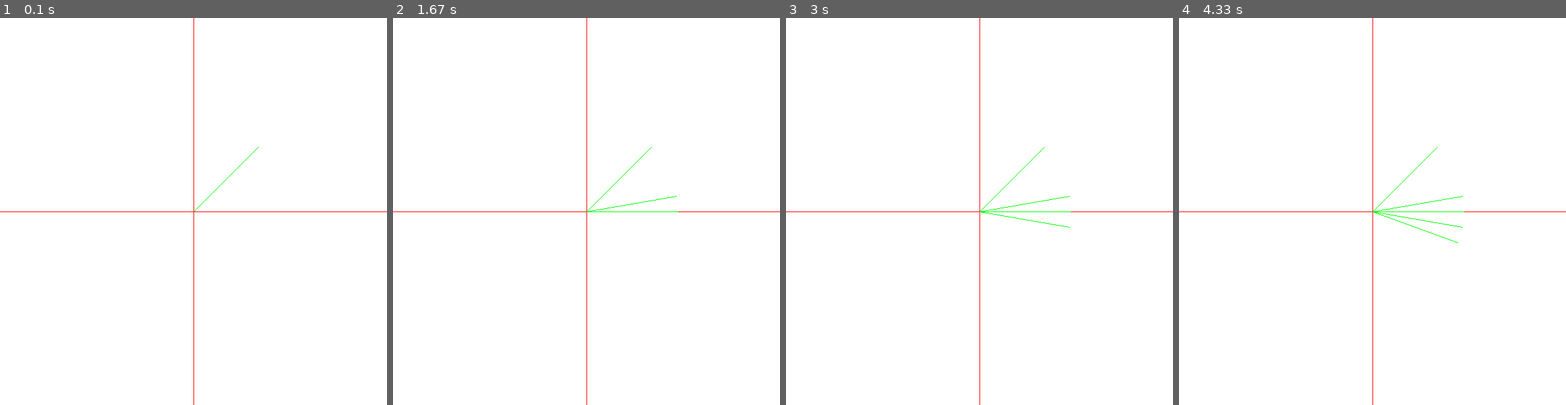
Above: before the commit, frames 1-4 (left to right).
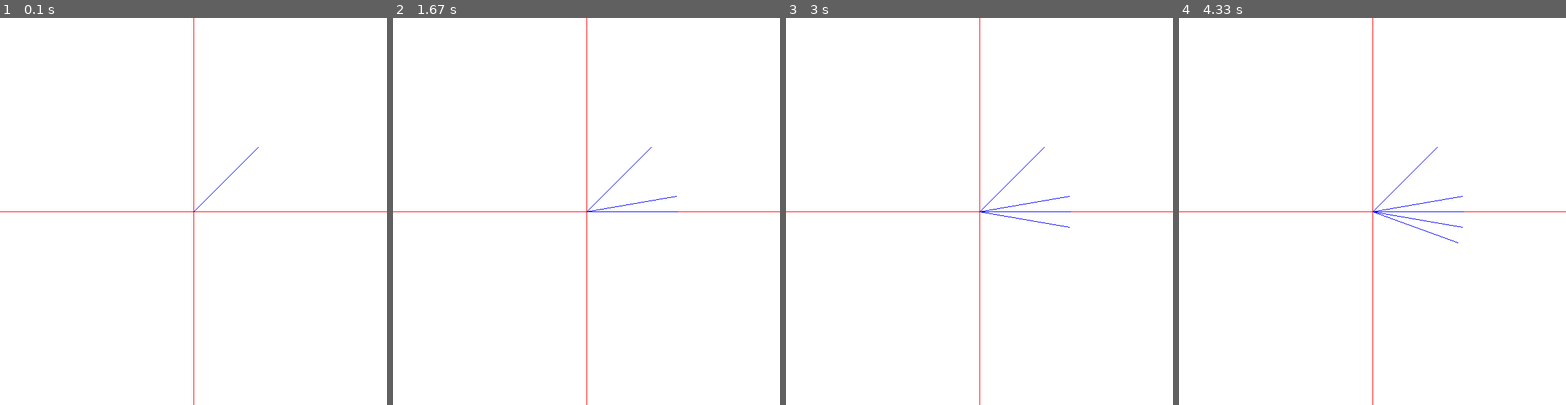
Above: after the commit, the same moments.

Repository: carogomezt/Computer-Graphics
Game: pygame game, started from pygame/clases.py
Two runs of this game, one before a commit and one after it. Both use one fixed random seed, a clock stepped at 60 frames per second and the inputs below.
Inputs:
- Up to frame 1 (0.1 s): no input
- Up to frame 2 (1.67 s): hold Up 0.33-0.8 s; hold Down 0.83-1.13 s
- Up to frame 3 (3 s): hold Down 1.75-2.3 s
- Up to frame 4 (4.33 s): hold Down 3.1-3.83 s

The runs differ from the first frame. In frame 1, less than 0.1% of the frame differs, in the area x 50-67%, y 33-51%; in frame 2, 0.1%; in frame 3, 0.1%; in frame 4, 0.2%, in the area x 50-74%, y 33-59%.

Commit message:
adding more exercises

Diff:
--- /dev/null
+++ b/pygame/exercise4.py
@@ -0,0 +1,37 @@
+import pygame
+from libreria import *
+
+'''
+    Ejercicio 4:
+    1. Dibujar un vector V1 en el plano.
+    2. Dibujar el vector V2 a 30 grados en la horizontal con inicio en V1.
+    3. Dibujar el vector V3 a 45 grados sobre la horizontal del vector V2.
+    La magnitud de los vectores V1, V2, V3 es subjetiva.
+'''
+
+
+C = [ANCHO/2, ALTO/2]
+
+if __name__=='__main__':
+    pygame.init()
+    pantalla = pygame.display.set_mode([ANCHO, ALTO])
+    pantalla.fill(BLANCO)
+    fin = False
+    plano = Cartesiano(pantalla, [300, 300])
+    # plano.Punto([20, 20])
+    v = Vector([100, 100])
+    plano.Linea([0, 0], v.p)
+    # lista = [[-10, 50], [40, 100], [-100, 100]]
+    # plano.Poligono(lista)
+    pf = v.AnguloPunto(100, 30)
+    puntoFinalv2 = [pf[0] + v.p[0], pf[1] + v.p [1]]
+    plano.Linea(v.p, puntoFinalv2)
+    pf2 = v.AnguloPunto(100, 45)
+    puntoFinalv3 = [pf2[0] + puntoFinalv2[0], pf2[1] + puntoFinalv2[1]]
+    plano.Linea(puntoFinalv2, puntoFinalv3)
+    pygame.display.flip()
+
+    while not fin:
+        for event in pygame.event.get():
+            if event.type == pygame.QUIT:
+                fin = True
--- /dev/null
+++ b/pygame/exercise5.py
@@ -0,0 +1,47 @@
+import pygame
+import time
+from libreria import *
+
+'''
+    Ejercicio 5:
+    1. Dibujar un vector V1 en el plano.
+    2. Defina un radio n, rotar desde 0 a 360 un vector de radio n sobre la cabeza del vector v1(ciclo infinito)
+    TODO:
+    1. seleccionar 50 valores de x aleatoreamente
+    2. Para cada punto muestre desplazamiento en Y hasta desaparecer de la pantalla.
+    los desplazamientos en Y seran aleatorios
+'''
+
+
+C = [ANCHO/2, ALTO/2]
+
+if __name__=='__main__':
+    pygame.init()
+    pantalla = pygame.display.set_mode([ANCHO, ALTO])
+    pantalla.fill(BLANCO)
+    fin = False
+    plano = Cartesiano(pantalla, [300, 300])
+    # plano.Punto([20, 20])
+    v = Vector([100, 100])
+    plano.Linea([0, 0], v.p)
+    # lista = [[-10, 50], [40, 100], [-100, 100]]
+    # plano.Poligono(lista)
+    reloj = pygame.time.Clock()
+    n = 0
+    while not fin:
+        for event in pygame.event.get():
+            if event.type == pygame.QUIT:
+                fin = True
+        if(n <= 360):
+            pantalla.fill(BLANCO)
+            plano = Cartesiano(pantalla, [300, 300])
+            v = Vector([100, 100])
+            plano.Linea([0, 0], v.p)
+            pf = v.AnguloPunto(100, n)
+            puntoFinalv2 = [pf[0] + v.p[0], pf[1] + v.p [1]]
+            plano.Linea(v.p, puntoFinalv2)
+            reloj.tick(20)
+            n += 1
+        else:
+            n = 0
+        pygame.display.flip()
--- a/pygame/libreria.py
+++ b/pygame/libreria.py
@@ -27,7 +27,7 @@
         pygame.draw.circle(self.pan, AZUL, self.Tras(p), 2)
 
     def Linea(self, p, q):
-        pygame.draw.line(self.pan, VERDE, self.Tras(p), self.Tras(q), 1)
+        pygame.draw.line(self.pan, AZUL, self.Tras(p), self.Tras(q), 1)
 
     def Poligono(self, l):
         lc=[]
@@ -63,3 +63,8 @@
 
         if e.key == pygame.K_DOWN:
             self.Bajar()
+
+    def AnguloPunto(self, l, angl):
+        px = l * math.cos(math.radians(angl))
+        py = l * math.sin(math.radians(angl))
+        return [px, py]
